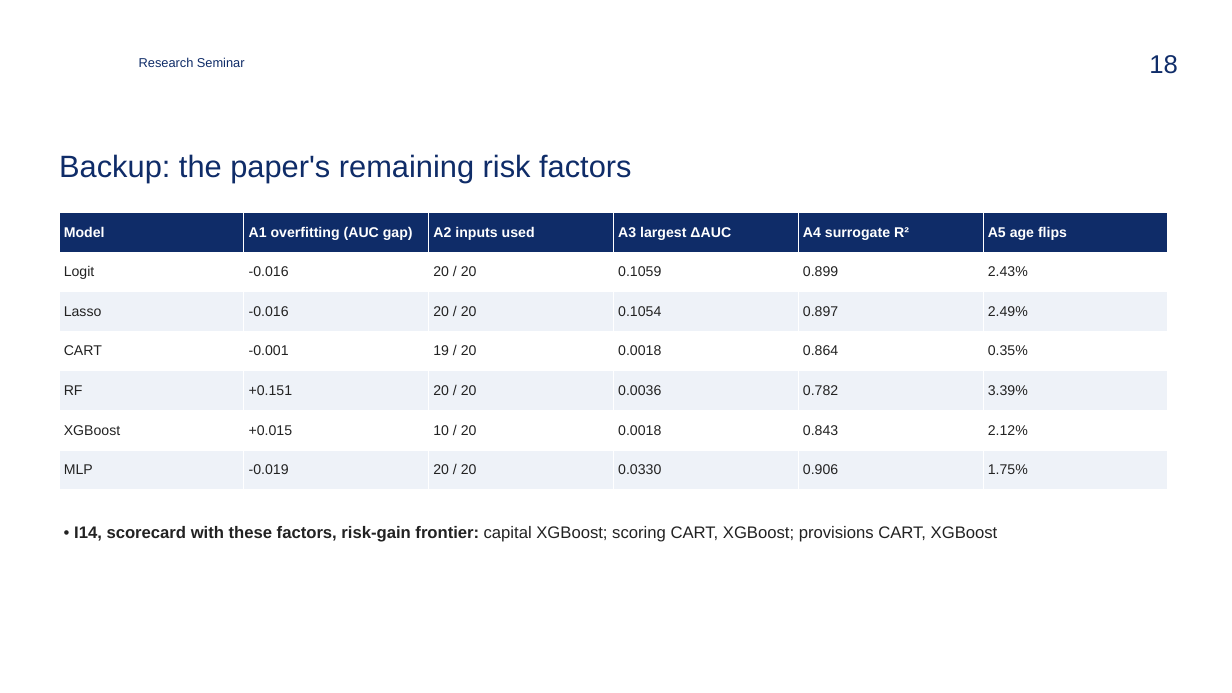
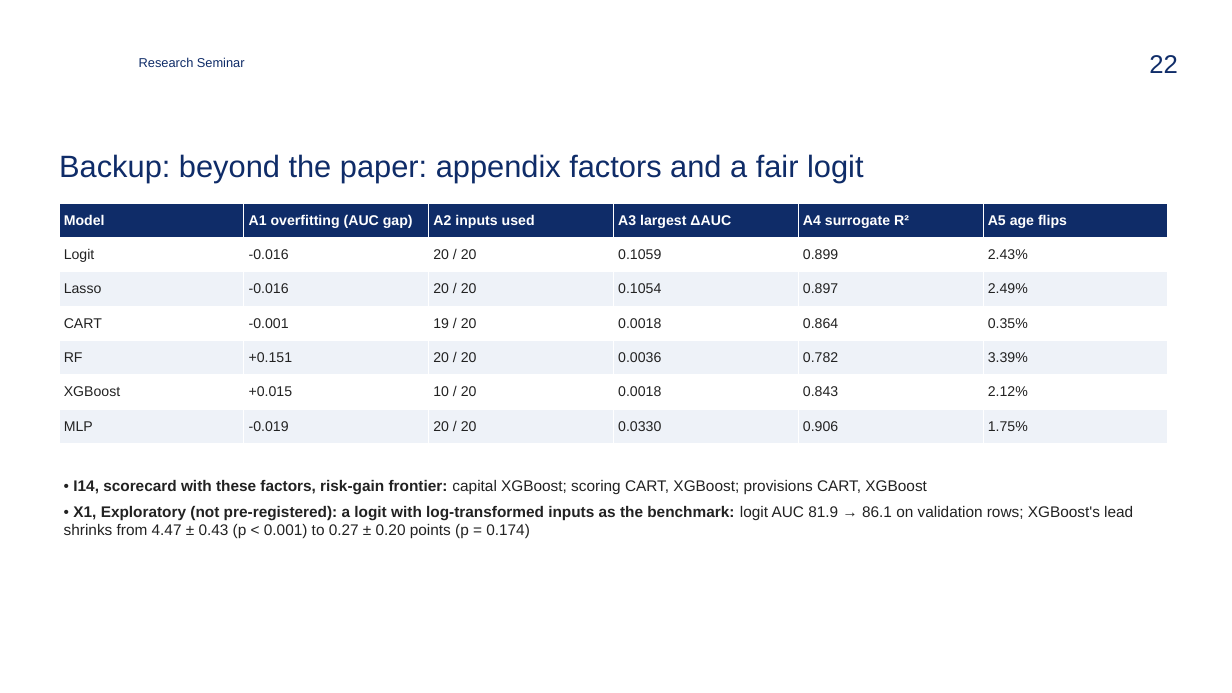
Before and after one commit to zavaz5/ml-model-risk, a slide deck: slide 22 of docs/presentation.pptx (slide 18 before the commit). Drawn at 1232x693 pixels with LibreOffice and Linux fonts; fonts in the diff are those of the drawing; background and template pictures are left out. Boxes give left, top, right and bottom in pixels: in the first picture for what was removed or moved away, otherwise in the second. Text is boxed around its words. In the diff, an @@ line names an element or a change of style, - is before the commit and + after.

Commit message:
Rebuild the main slides around the paper's results: one result per slide, paper next to ours
Each of eleven result slides shows the paper's version (cropped from its PDF
or its table) and ours, a green box when they agree or an orange box saying
why they differ, and a blue box with our improvement of that result. Extra
checks beyond the paper's results (appendix factors, the log-input logit,
the three-dataset benchmark, the Monte Carlo chart) move to the backups.
The 15-minute limit is set aside at the team's request (about 17.5 minutes).

```diff
--- a/docs/presentation.pptx
+++ b/docs/presentation.pptx
@@ page number at (x1=1149, y1=55, x2=1178, y2=73): text changed @@
-18
+22
@@ title at (x1=59, y1=154, x2=863, y2=182): text changed @@
-Backup: the paper's remaining risk factors
+Backup: beyond the paper: appendix factors and a fair logit
@@ table resized from (x1=59, y1=213, x2=1168, y2=490) to (x1=59, y1=203, x2=1168, y2=444) @@
@@ text "• I14, scorecard with these ..." moved from (x1=74, y1=526, x2=998, y2=542) to (x1=64, y1=480, x2=1133, y2=539) @@
@@ text at (x1=64, y1=506, x2=1133, y2=539): paragraph added @@
+• X1, Exploratory (not pre-registered): a logit with log-transformed inputs as the benchmark: logit AUC 81.9 → 86.1 on validation rows; XGBoost's lead shrinks from 4.47 ± 0.43 (p < 0.001) to 0.27 ± 0.20 points (p = 0.174)
@@ text at (x1=73, y1=480, x2=927, y2=494): size 13 to 12 pt in "• I14, scorecard with these factors, risk-gain ..." @@
```
Also in this commit, not shown: 8 other slides changed, 6 slides added, 2 slides removed, 5 other files.
